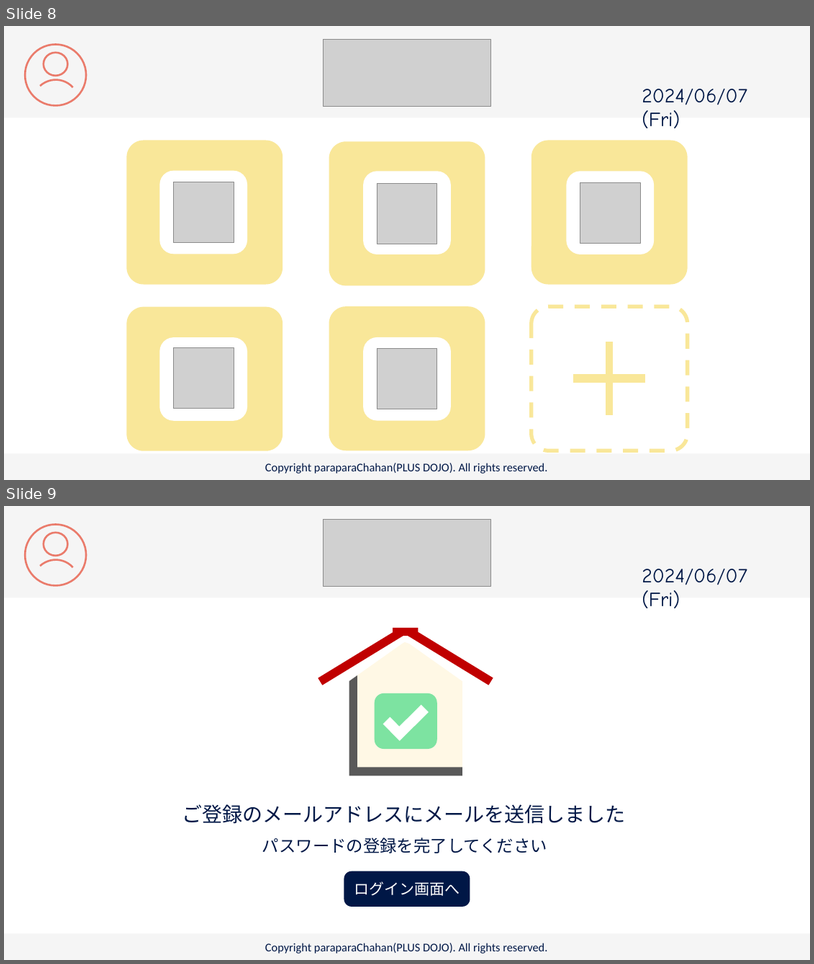
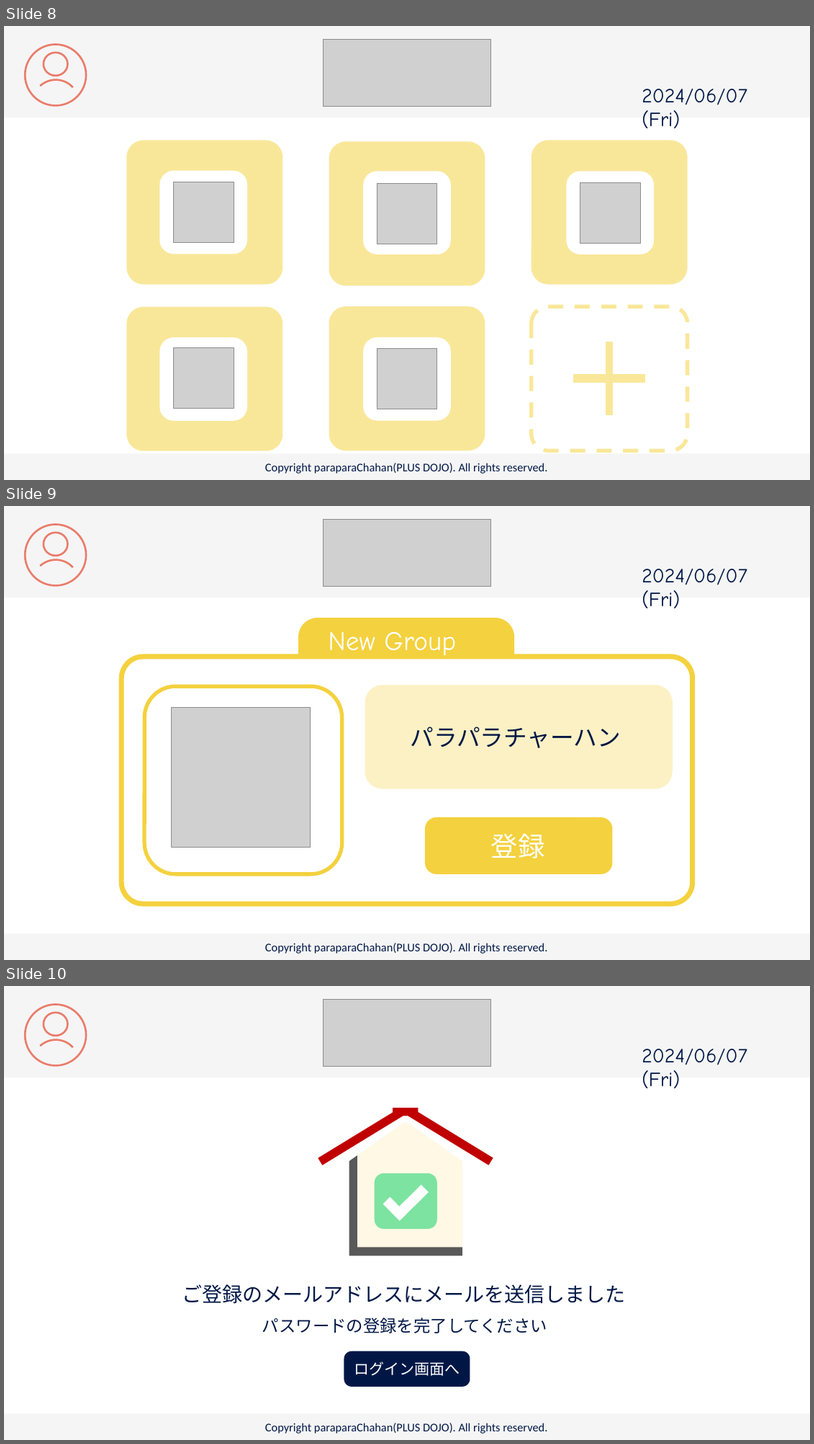
Before and after one commit to plusdojo2024/C2, a slide deck: doc/13_外部設計/famiLink 画面デザイン.pptx. Shown one above the other, each under a label of ours: slides 8 and 9 before the commit, slides 8, 9 and 10 after it. The pictures are 814x964 and 814x1444 pixels, drawn with LibreOffice and Linux fonts; fonts in the diff are those of the drawing; grey boxes stand for pictures. Boxes give left, top, right and bottom in pixels: in the first picture for what was removed or moved away, otherwise in the second. Text is boxed around its words. In the diff, an @@ line names an element or a change of style, - is before the commit and + after.

```diff
--- a/doc/13_外部設計/famiLink 画面デザイン.pptx
+++ b/doc/13_外部設計/famiLink 画面デザイン.pptx
@@ slide 9 added at (4, 506, 810, 960), background #FFFFFF @@
@@ rectangle added at (4, 506, 810, 598), fill #F5F5F5 @@
@@ ellipse added at (25, 524, 86, 585), outline #EA7B6B 2.25 pt @@
@@ picture added at (324, 519, 491, 587) @@
@@ ellipse added at (44, 533, 67, 556), outline #EA7B6B 2.25 pt @@
@@ arc (boxed as its full ellipse) added at (23, 550, 88, 615), outline #EA7B6B 2.25 pt @@
@@ text added at (642, 569, 748, 608), 24 pt, text #001746 @@
+2024/06/07 (Fri)
@@ round same rect added at (298, 618, 514, 656), fill #F4D13E @@
@@ text added at (328, 631, 456, 656), 32 pt, text #FFFFFF @@
+New Group
@@ rounded rectangle added at (121, 656, 693, 903), outline #F4D13E 6 pt @@
@@ rounded rectangle added at (144, 686, 342, 874), outline #F4D13E 4.5 pt @@
@@ rounded rectangle added at (365, 685, 673, 789), fill #FCF1C4 @@
@@ picture added at (172, 708, 311, 847) @@
@@ text added at (410, 726, 620, 748), 28 pt, text #001746 @@
+パラパラチャーハン
@@ rounded rectangle added at (425, 817, 612, 874), fill #F4D13E @@
@@ text added at (491, 833, 545, 858), 32 pt, text #FFFFFF @@
+登録
@@ rectangle added at (4, 933, 810, 960), fill #F5F5F5 @@
@@ text added at (265, 942, 548, 953), 14 pt, text #001746 @@
+Copyright paraparaChahan(PLUS DOJO). All rights reserved.
@@ what was slide 9 is now slide 10 @@
```
